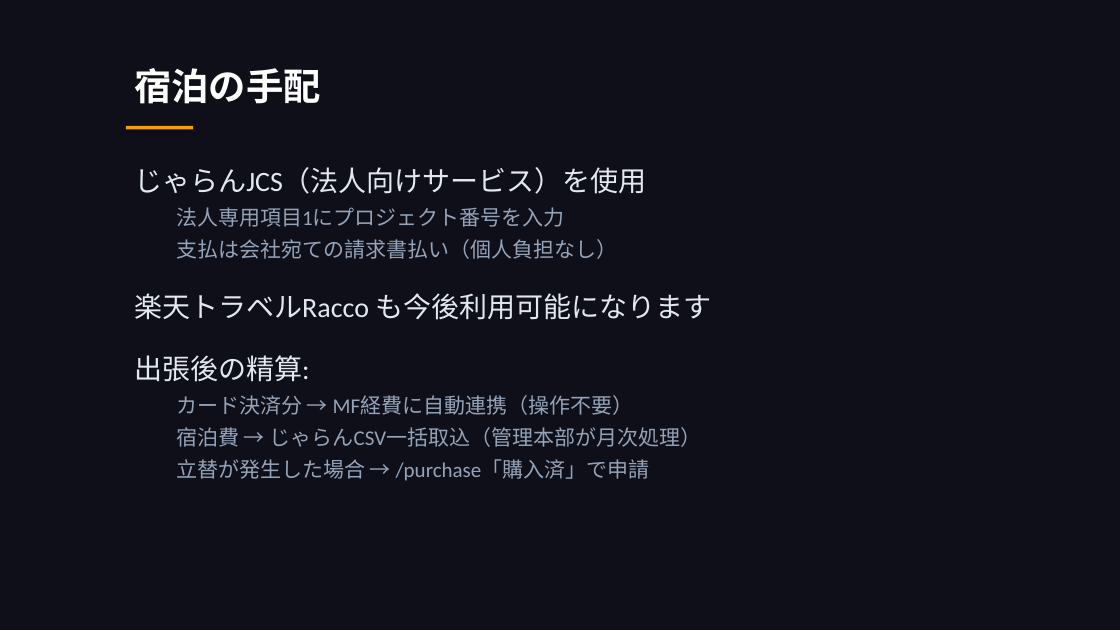
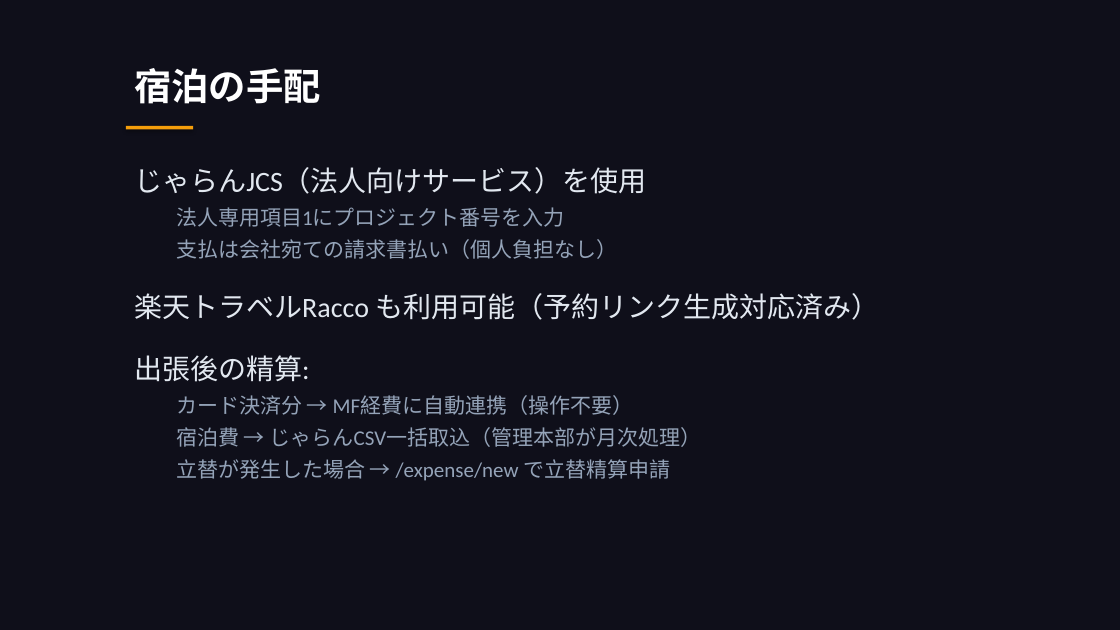
Before and after one commit to takeshiizawa123/next-procurement-poc, a slide deck: slide 26 of docs/user-manual.pptx. Drawn at 1120x630 pixels with LibreOffice and Linux fonts; fonts in the diff are those of the drawing. Boxes give left, top, right and bottom in pixels: in the first picture for what was removed or moved away, otherwise in the second. Text is boxed around its words. In the diff, an @@ line names an element or a change of style, - is before the commit and + after.

```diff
--- a/docs/user-manual.pptx
+++ b/docs/user-manual.pptx
@@ text at (x1=134, y1=293, x2=879, y2=320): text changed @@
-楽天トラベルRacco も今後利用可能になります
+楽天トラベルRacco も利用可能（予約リンク生成対応済み）
@@ text at (x1=176, y1=459, x2=670, y2=481): text changed @@
-  立替が発生した場合 → /purchase「購入済」で申請
+  立替が発生した場合 → /expense/new で立替精算申請
```
Also in this commit, not shown: 5 other slides changed, 4 other files.
